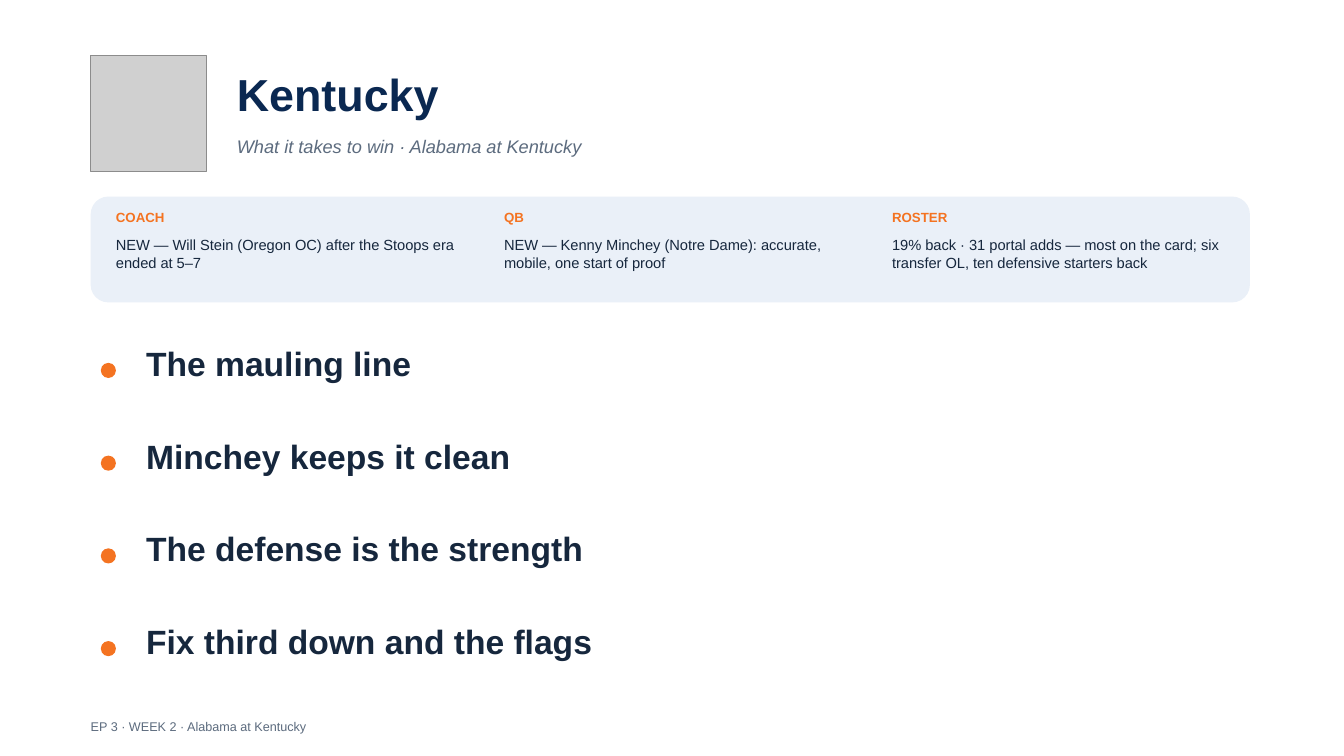
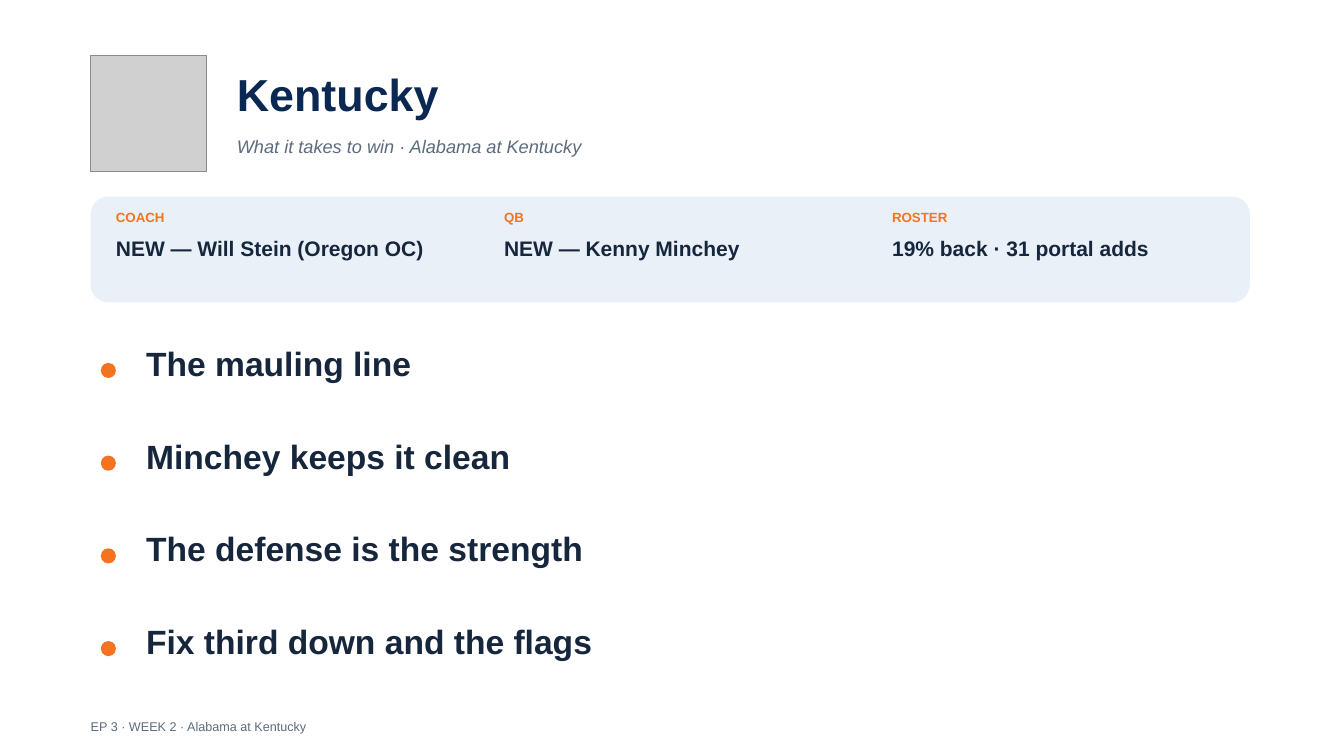
Before and after one commit to lucasalvarezflorida-lab/ncaa-fbs-analytics, a slide deck: slide 17 of decks/2026_Week2_Episode3.pptx. Drawn at 1344x756 pixels with LibreOffice and Linux fonts; fonts in the diff are those of the drawing; grey boxes stand for pictures. Boxes give left, top, right and bottom in pixels: in the first picture for what was removed or moved away, otherwise in the second. Text is boxed around its words. In the diff, an @@ line names an element or a change of style, - is before the commit and + after.

```diff
--- a/decks/2026_Week2_Episode3.pptx
+++ b/decks/2026_Week2_Episode3.pptx
@@ text at (x1=116, y1=240, x2=423, y2=261): text changed; size 10.5 to 15 pt; bold on @@
-NEW — Will Stein (Oregon OC) after the Stoops era ended at 5–7
+NEW — Will Stein (Oregon OC)
@@ text at (x1=504, y1=240, x2=739, y2=261): text changed; size 10.5 to 15 pt; bold on @@
-NEW — Kenny Minchey (Notre Dame): accurate, mobile, one start of proof
+NEW — Kenny Minchey
@@ text at (x1=892, y1=240, x2=1149, y2=261): text changed; size 10.5 to 15 pt; bold on @@
-19% back · 31 portal adds — most on the card; six transfer OL, ten defensive starters back
+19% back · 31 portal adds
```
Also in this commit, not shown: 9 other slides changed, 1 other file.
